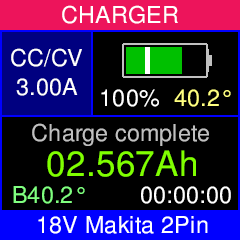
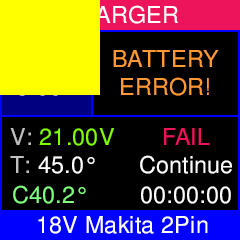
The second 240 x 240 image is a revision of the first. Changes to its layers:
showed "Measure rect", painted on it over [0,0,100,176]
added layer "Temp Status" above "Battery error" over [10,128,232,174]
added group "Battery error" (1st of 2) with 1 layers above "Charge complete" over [113,50,219,96]
added layer "Battery error" (2nd of 2, in "Battery error") in group "Battery error" over [113,50,219,96]
hid group "Charge complete" (1st of 2) (2 layers) over [32,123,209,177]
hid group "Battery" (10 layers) over [101,43,231,107]
painted on "Temp1" over [13,185,86,204]
